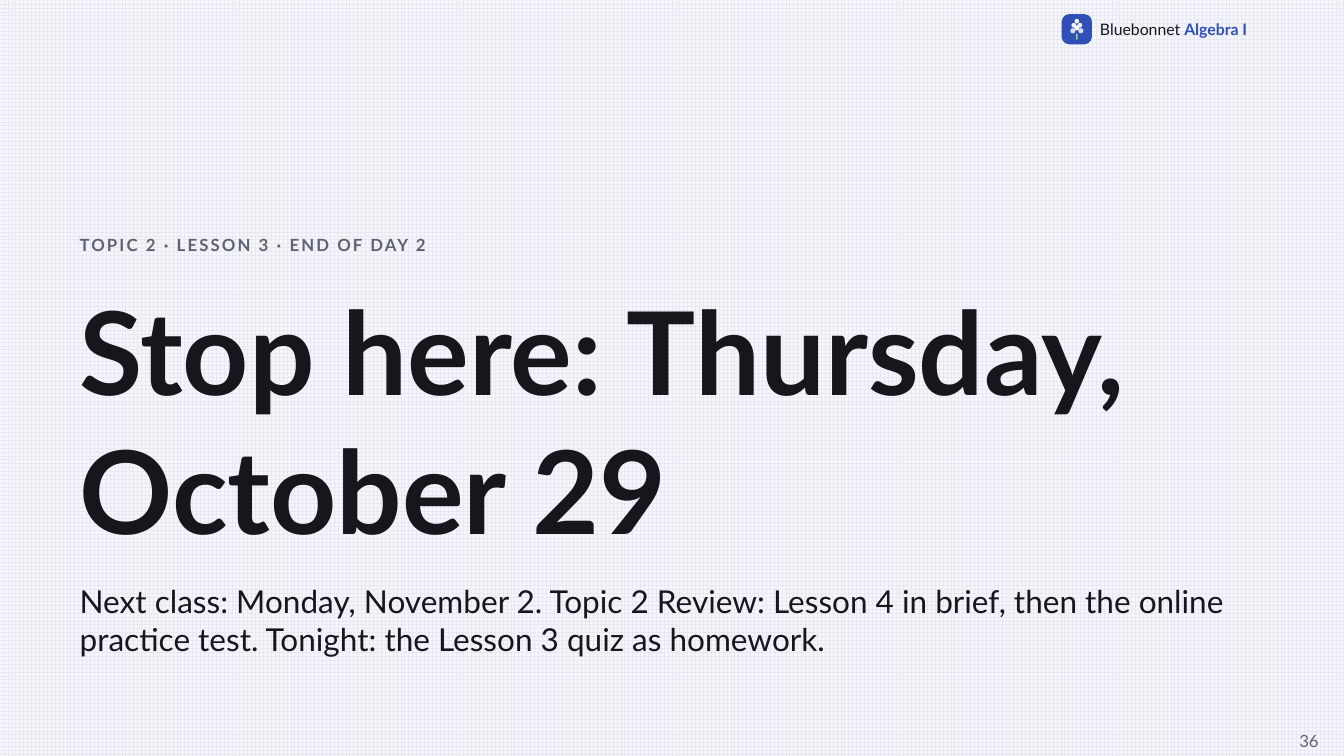
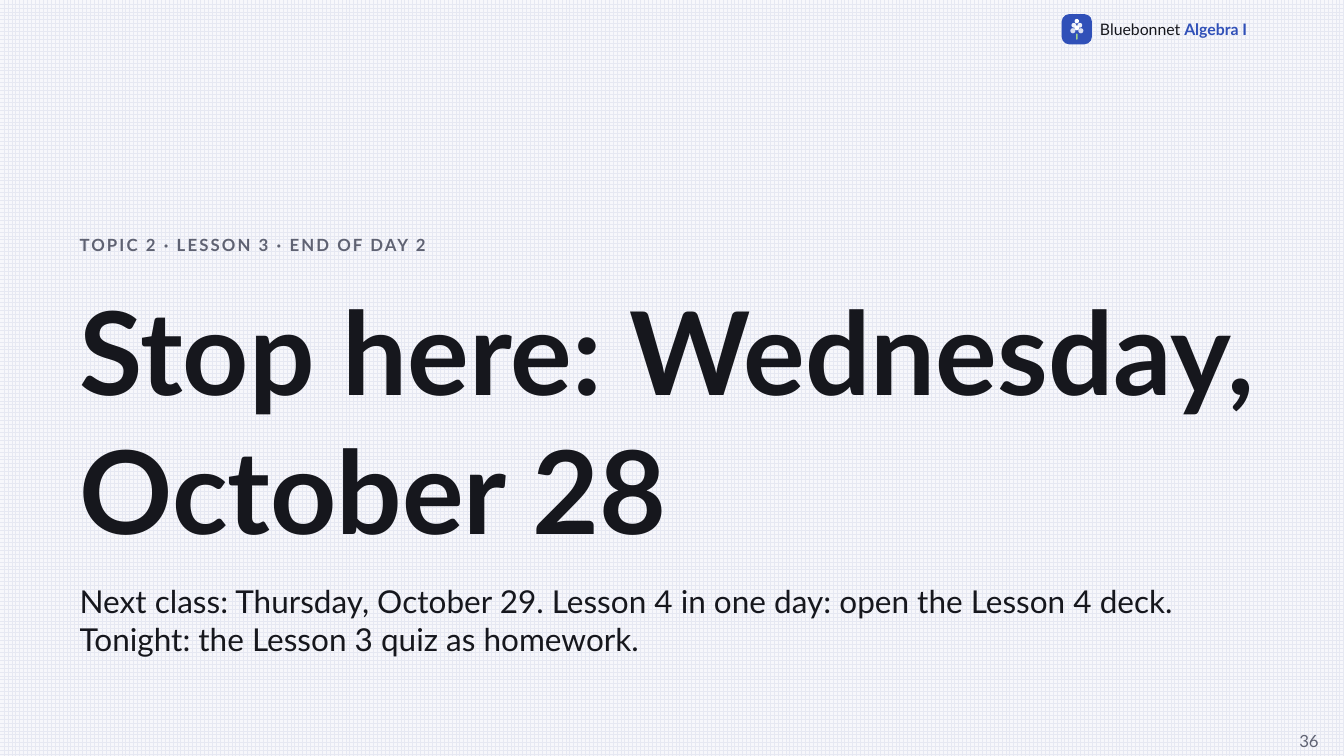
Before and after one commit to Apolloat2022/Algebra1M2U1L4, a slide deck: slide 36 of Section 504/t2-lesson3-perpendicular-slopes-504-catchup.pptx. Drawn at 1344x756 pixels with LibreOffice and Linux fonts; fonts in the diff are those of the drawing. Boxes give left, top, right and bottom in pixels: in the first picture for what was removed or moved away, otherwise in the second. Text is boxed around its words. In the diff, an @@ line names an element or a change of style, - is before the commit and + after.

```diff
--- a/Section 504/t2-lesson3-perpendicular-slopes-504-catchup.pptx
+++ b/Section 504/t2-lesson3-perpendicular-slopes-504-catchup.pptx
@@ text at (80,309,1255,535): text changed @@
-Stop here: Thursday, October 29
+Stop here: Wednesday, October 28
@@ text at (80,589,1173,657): text changed @@
-Next class: Monday, November 2. Topic 2 Review: Lesson 4 in brief, then the online practice test. Tonight: the Lesson 3 quiz as homework.
+Next class: Thursday, October 29. Lesson 4 in one day: open the Lesson 4 deck. Tonight: the Lesson 3 quiz as homework.
```
Also in this commit, not shown: 8 other slides changed, 40 other files.
